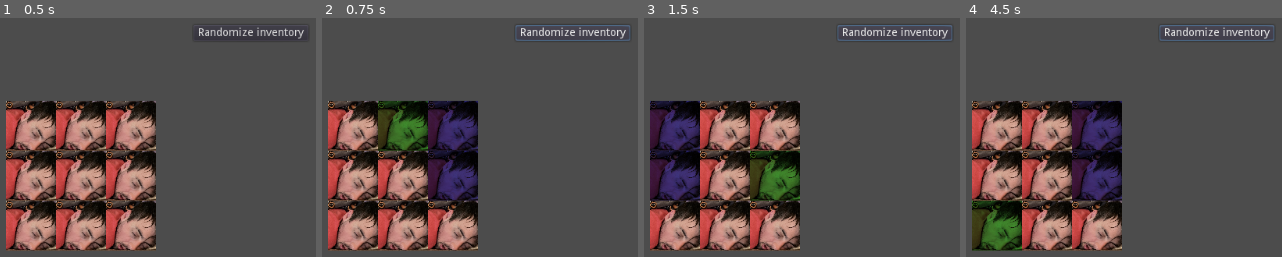
Above: before the commit, frames 1-4 (left to right).
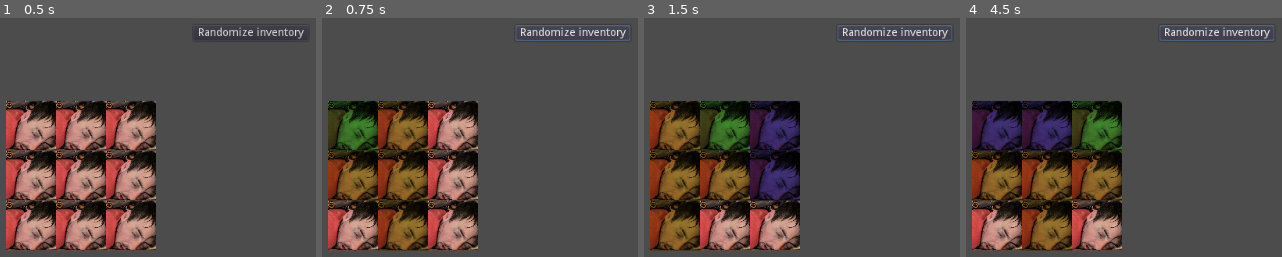
Above: after the commit, the same moments.

Repository: dustywusty/backpack-demo
Game: Godot game, scene res://bag-scene.tscn
Same seed, same stepped clock (60 frames per second), same inputs: the game is played once before the commit and once after it. This scene is started directly instead of the project's main scene.
Inputs:
- Up to frame 1 (0.5 s): no input
- Up to frame 2 (0.75 s): click "Randomize inventory" at 0.5 s
- Up to frame 3 (1.5 s): click "Randomize inventory" at 1.25 s
- Up to frame 4 (4.5 s): click "Randomize inventory" at 2 s; tap Enter at 2.75, 4.25 s; tap Space at 3.5 s

Frame 1 is identical in both runs. In frame 2, 18% of the frame differs, in the area x 1-50%, y 34-98%; in frame 3, 18%; in frame 4, 21%.

Commit message:
Fix rotation, add randomization for testing

Diff:
--- a/Bag.gd
+++ b/Bag.gd
@@ -75,7 +75,7 @@
 				enabled_slots.append(slot)
 
 	# unplace everything
-		# (for now, maybe just wipe all `contains` and set all sprite.modulate to Color(1,1,1))
+		# (for now, just wipe all `contains` and set all sprite.modulate to Color(1,1,1))
 	for slot in enabled_slots:
 		slot.contains = null
 		slot.sprite.modulate = Color(1,1,1)
@@ -99,9 +99,26 @@
 		],
 	}
 
-	var items = [blue2x1, green1x1]
+	var t_tetrimino = {
+		"color": Color(0.7, 0.7, 0.3),
+		"shape": [
+			Vector2(0, 0),
+			Vector2(1, 0),
+			Vector2(2, 0),
+			Vector2(1, 1),
+		]
+	}
+
+
+	var items = [t_tetrimino, blue2x1, green1x1]
+
 	var rng = RandomNumberGenerator.new()
 	rng.randomize()
+
+	t_tetrimino = randomize_rotation(t_tetrimino, rng)
+	blue2x1 = randomize_rotation(blue2x1, rng)
+	green1x1 = randomize_rotation(green1x1, rng)
+
 
 	# for each item, starting with the largest, pick a random location and see if it fits.
 
@@ -156,3 +173,98 @@
 			return slot
 
 	return null
+
+# rotates the item 90deg. I'm not doing anything with the clockwise flag for now
+func rotate_item(item, clockwise = true):
+	var minX = INF
+	var minY = INF
+	var maxX = 0
+	var maxY = 0
+
+	# get outermost bounds
+	for slot in item.shape:
+		if slot.x > maxX:
+			maxX = slot.x
+		if slot.y > maxY:
+			maxY = slot.y
+
+		if slot.x < minX:
+			minX = slot.x
+		if slot.y < minY:
+			minY = slot.y
+
+	item.shape = rotate_shape(item.shape, minX, minY, maxX, maxY, clockwise)
+
+	item.shape = normalize_shape(item.shape)
+
+	return item
+
+# recursive fn. rotates the outermost shell, then calls itself on the remainder
+func rotate_shape(shape, minX, minY, maxX, maxY, clockwise = true):
+	# transpose each slot in the current ring, starting with the outermost, and group the rest
+	print("%%%%%%%%%%%%%%%%%%")
+	print(shape)
+	print("----")
+
+	while minX < maxX or minY < maxY:
+		for index in shape.size():
+			var slot = shape[index]
+			# if we're outside the current ring, skip
+			if slot.x > maxX or slot.x < minX or slot.y > maxY or slot.y < minY:
+				continue
+			# if we're the top row, rotate to the right column, top to bottom
+			if slot.y == minY:
+				shape[index].x = maxX - (maxX - maxY)
+				shape[index].y = slot.x
+			# if we're the right column, rotate to the bottom row, right to left
+			elif slot.x == maxX:
+				shape[index].x = maxY - slot.y
+				shape[index].y = maxY - (maxY - maxX)
+			# if we're the bottom row, rotate to the left column, bottom to top
+			elif slot.y == maxY:
+				shape[index].x = minX - (minX - minY)
+				shape[index].y = slot.x
+			# if we're the left column, rotate to the top row, left to right
+			elif slot.x == minX:
+				shape[index].x = maxY - slot.y
+				shape[index].y = minY - (minY - minX)
+
+			# otherwise, do nothing
+			var after_slot = shape[index]
+			print(slot, "->", after_slot)
+
+		minX += 1
+		if minX < maxX:
+			maxX -= 1
+
+		minY += 1
+		if minY < maxY:
+			maxY -= 1
+
+	return shape
+
+func normalize_shape(shape):
+	var minX = INF
+	var minY = INF
+
+	# find the smallest x and y values in the shape
+	for slot in shape:
+		if slot.x < minX:
+			minX = slot.x
+		if slot.y < minY:
+			minY = slot.y
+
+	for index in shape.size():
+		shape[index].x -= minX
+		shape[index].y -= minY
+
+	return shape
+
+func randomize_rotation(item, rng: RandomNumberGenerator):
+	var rotation_count = rng.randi_range(0,3)
+
+	while(rotation_count):
+		item = rotate_item(item, true)
+		rotation_count -= 1
+
+	return item
